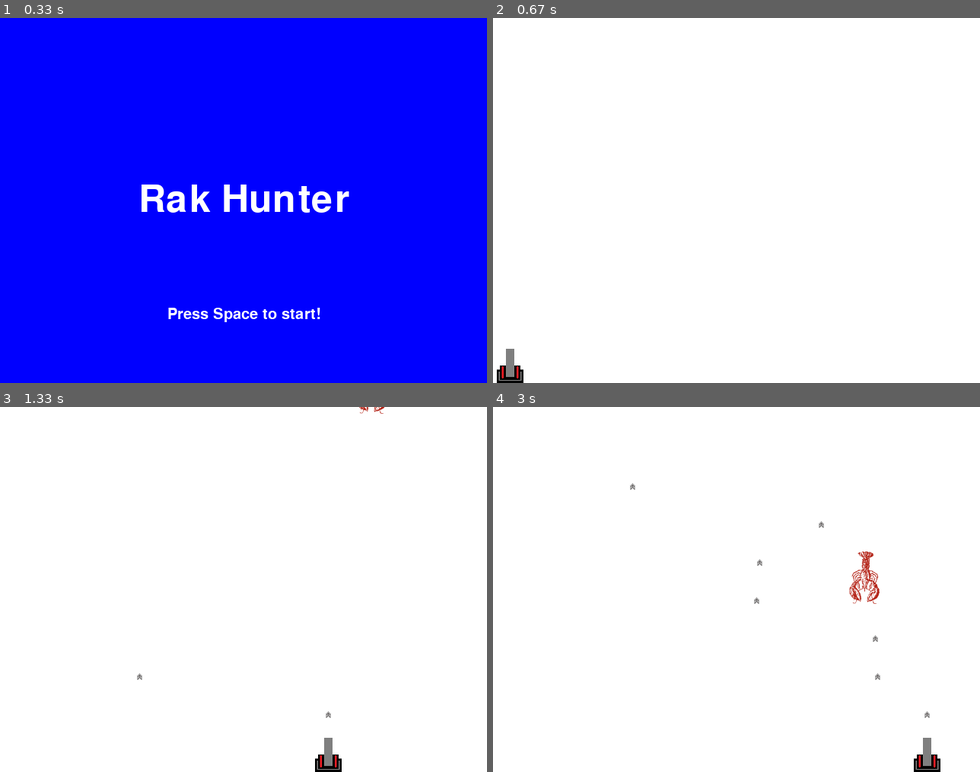
Above: before the commit, frames 1-4 (two rows, left to right).
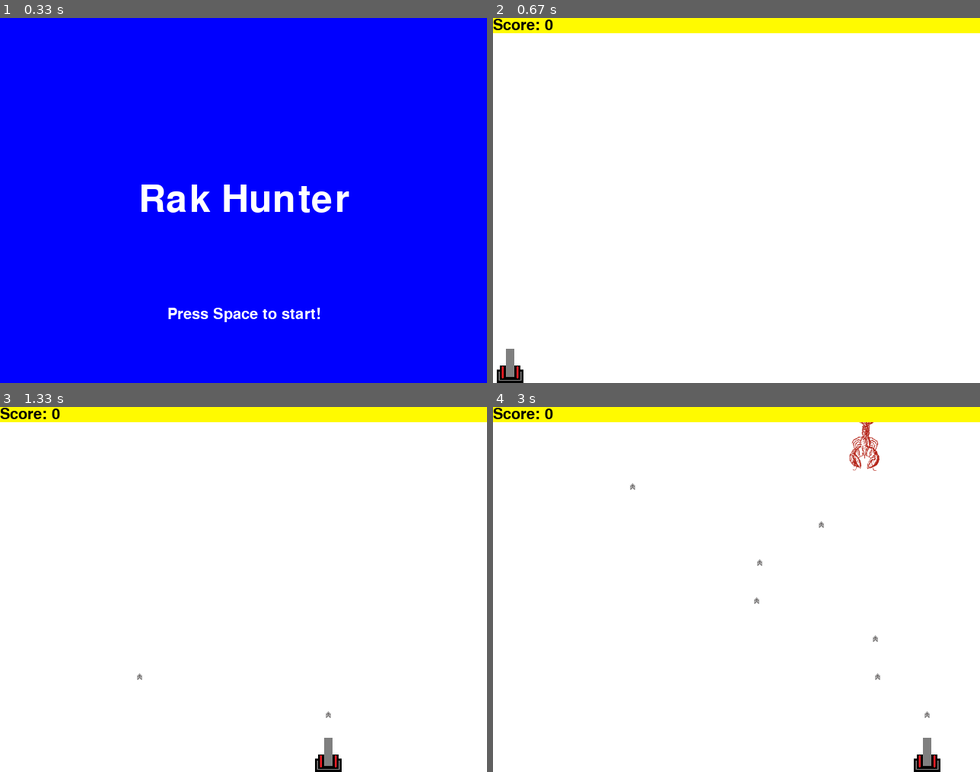
Above: after the commit, the same moments.

Repository: Zyndro/Pygame_OOP_test
Game: pygame game, started from run.py
Same seed, same stepped clock (60 frames per second), same inputs: the game is played once before the commit and once after it.
Inputs (mouse positions are in pixels of both pictures, inside the frame that each line leads up to):
- Up to frame 1 (0.33 s): no input
- Up to frame 2 (0.67 s): tap Space at 0.33 s
- Up to frame 3 (1.33 s): click (126, 593) at 0.72 s; click (316, 461) at 1.05 s
- Up to frame 4 (3 s): click (746, 465) at 1.38 s; click (741, 629) at 1.72 s; click (863, 647) at 2.05 s; click (863, 556) at 2.38 s; click (911, 560) at 2.72 s

Frame 1 is identical in both runs. In frame 2, 4.2% of the frame differs, in the area x 0-100%, y 0-5%; in frame 3, 4.2%; in frame 4, 5.0%, in the area x 0-100%, y 0-54%.

Commit message:
collision, enemy respawn, score added

Diff:
--- a/entities/Enemy.py
+++ b/entities/Enemy.py
@@ -5,7 +5,7 @@
 
 
     def __init__(self):
-        self.y=-200
+        self.y=-70
         self.x= random.randrange(35, 640 - 35)
         self.width=40
         self.heigth=69
@@ -26,10 +26,8 @@
             self.x = random.randrange(35, 640 - 35)
             self.y = -50
 
-"""
-    def collide(self,X,Y):
-        if X <= self.x + self.width and X >= self.x:
-            if Y <= self.y + self.heigth and Y >= self.y:
-                return True
-        return False
-"""
+    def collisionx(self):
+        return (self.x)
+
+    def collisiony(self):
+        return (self.y)
--- a/entities/bullet.py
+++ b/entities/bullet.py
@@ -8,6 +8,13 @@
         self.pocisk = pygame.image.load('assets/bullet.png')
 
     def update(self,x ,win):
+        self.x=x
         self.y -= self.vel
         self.win = win
-        self.win.blit(self.pocisk, (x+13, self.y))
+        self.win.blit(self.pocisk, (self.x+13, self.y))
+
+    def collisionx(self):
+        return (self.x)
+
+    def collisiony(self):
+        return (self.y)
--- a/run.py
+++ b/run.py
@@ -18,12 +18,14 @@
         self.raki = list()
         self.pociski = list()
         self.pociskixpoz = list()
+        self.clock = pygame.time.Clock()
+
+
 
 
 
     def game_intro(self):
         intro = True
-        clock = pygame.time.Clock()
         font = pygame.font.Font('freesansbold.ttf', 50)
         fontsmall = pygame.font.Font('freesansbold.ttf', 20)
         text = font.render("Rak Hunter", True, (255, 255, 255))
@@ -34,7 +36,7 @@
             self.gameDisplay.blit(text, text_rect)
             self.gameDisplay.blit(text2, ((220, self.wysokosc_okna-100)))
 
-            clock.tick(30)
+            self.clock.tick(30)
 
             for event in pygame.event.get():
                 if event.type == pygame.QUIT:
@@ -49,20 +51,31 @@
 
     def run(self):
         run=True
-        clock=pygame.time.Clock()
         plejer = gracz()
-        self.raki.append(enemy())
+        points=0
+        respawn=60
 
 
         while run == True:
+            font = pygame.font.Font('freesansbold.ttf', 20)
+            text = font.render("Score: " + str(points), True, (0,0,0))
+
             bulletcounter=0
-            clock.tick(30)
+            self.clock.tick(30)
             pos = pygame.mouse.get_pos()
             self.gameDisplay.fill((255,255,255))
             plejer.update(pos[0],self.gameDisplay)
 
+
+            if points < 0:
+                gra.game_intro()
+                points=0
+
             for i in self.raki:
                 i.draw(self.gameDisplay)
+                #print(i.collisiony())
+                if i.collisiony() > 495:
+                    points -= 1
 
             for i in self.pociski:
                 i.update(self.pociskixpoz[bulletcounter],self.gameDisplay)
@@ -70,6 +83,14 @@
                 if i.y < 0:
                     self.pociski.remove(i)
                     del self.pociskixpoz[0]
+                for r in self.raki:
+                    #print(r.collisionx(), i.collisionx())
+                    if r.collisionx() <= i.collisionx()+20 and r.collisionx()+20 >= i.collisionx() and i.collisiony() < r.collisiony()+69:
+                        print("deduwa occured")
+                        self.raki.remove(r)
+                        self.pociski.remove(i)
+                        del self.pociskixpoz[0]
+                        points+=1
 
             for event in pygame.event.get():
 
@@ -82,10 +103,15 @@
                     self.pociski.append(bullets())
                     self.pociskixpoz.append(pos[0])
 
-                    print(self.pociskixpoz)
+            pygame.draw.rect(self.gameDisplay, (255, 250, 0), [0, 0, self.szerokosc_okna, 20])
+            self.gameDisplay.blit(text, (0, 0))
+            self.draw()
+            respawn-=1
 
-
-            self.draw()
+            if respawn < 0:
+                self.raki.append(enemy())
+                respawn=60
+            print(respawn)
 
 
 
